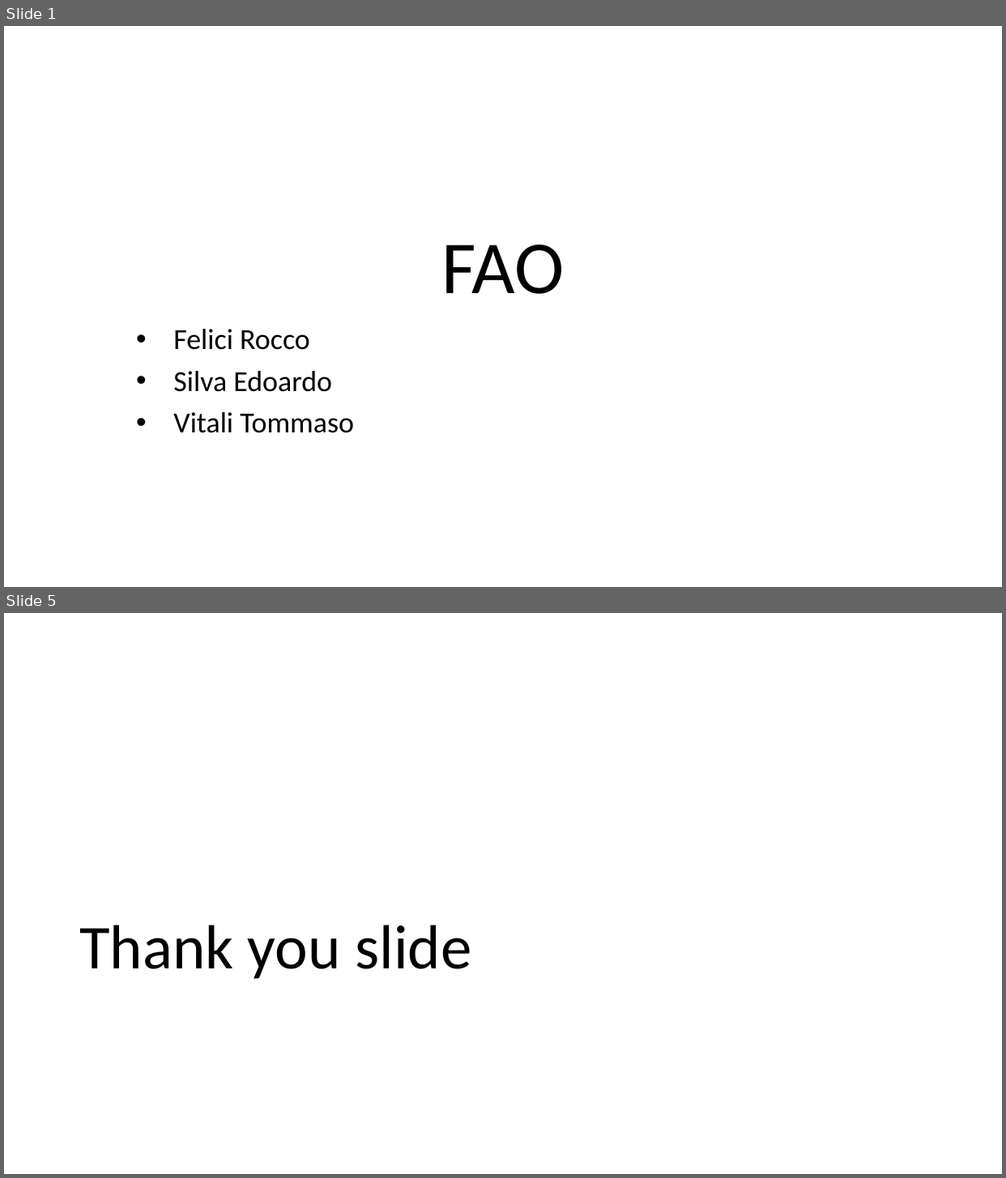
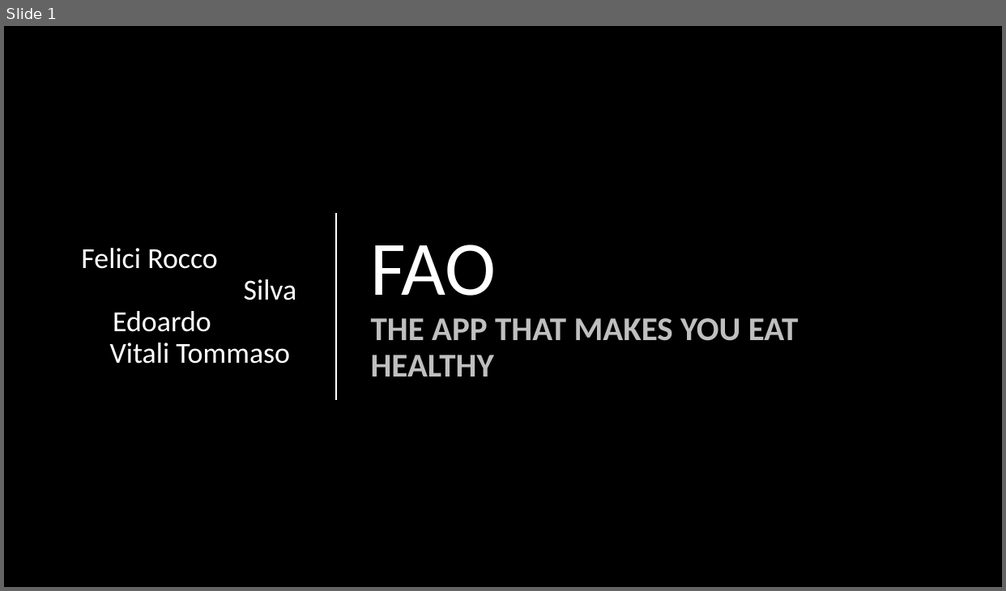
Before and after one commit to tommivitali/MWC2020-Project, a slide deck: presentation/presentazione FAO.pptx. Shown one above the other, each under a label of ours: slides 1 and 5 before the commit, slide 1 after it; the slides between them are not shown. The pictures are 1006x1178 and 1006x591 pixels, drawn with LibreOffice and Linux fonts; fonts in the diff are those of the drawing; background and template pictures are left out. Boxes give left, top, right and bottom in pixels: in the first picture for what was removed or moved away, otherwise in the second. Text is boxed around its words. In the diff, an @@ line names an element or a change of style, - is before the commit and + after.

```diff
--- a/presentation/presentazione FAO.pptx
+++ b/presentation/presentazione FAO.pptx
@@ slide 5 removed at (4, 613, 1002, 1174), background #FFFFFF @@
@@ title removed at (79, 925, 471, 979) @@
-Thank you slide
@@ slide 1 changed as well @@
@@ background #FFFFFF to picture (left out) @@
@@ subtitle "Felici Rocco Silva Edoardo Vitali ..." at (81, 248, 297, 364): vertical alignment top to middle @@
@@ title "FAO THE APP THAT MAKES ..." at (371, 245, 799, 377): vertical alignment bottom to middle @@
@@ line added from (336, 213) to (336, 400), #FFFFFF 1.5 pt @@
@@ subtitle at (81, 248, 297, 364): text changed; text colour #000000 to #FFFFFF @@
-• Felici Rocco
-• Silva Edoardo
-• Vitali Tommaso
+Felici Rocco Silva Edoardo Vitali Tommaso
@@ title at (371, 245, 799, 377): text changed; size 72 to 32 pt; text colour #000000 to #BFBFBF; bold on @@
-FAO
+FAO
+THE APP THAT MAKES YOU EAT HEALTHY
```
Also in this commit, not shown: 3 other slides changed, 1 slide added, 5 other files.
